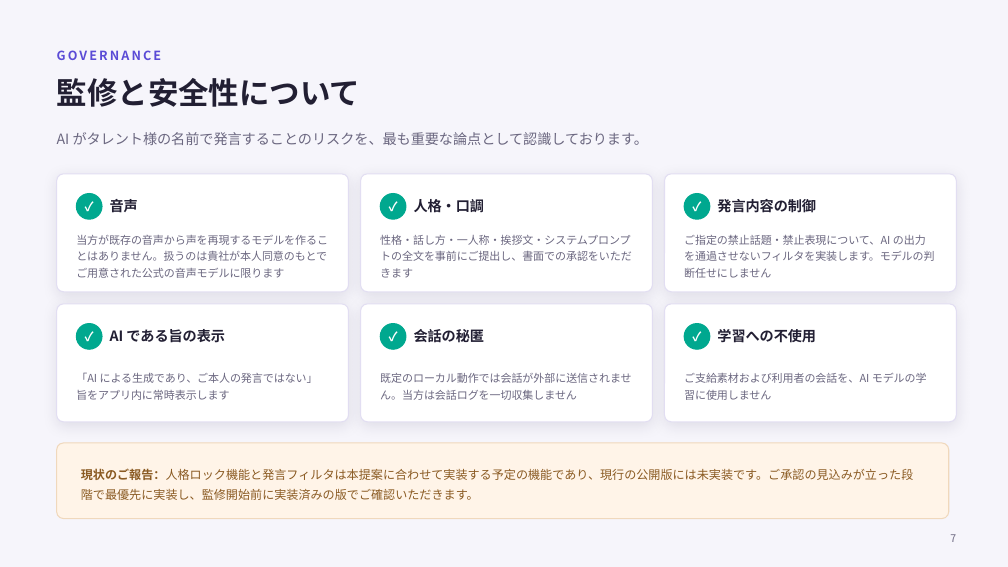
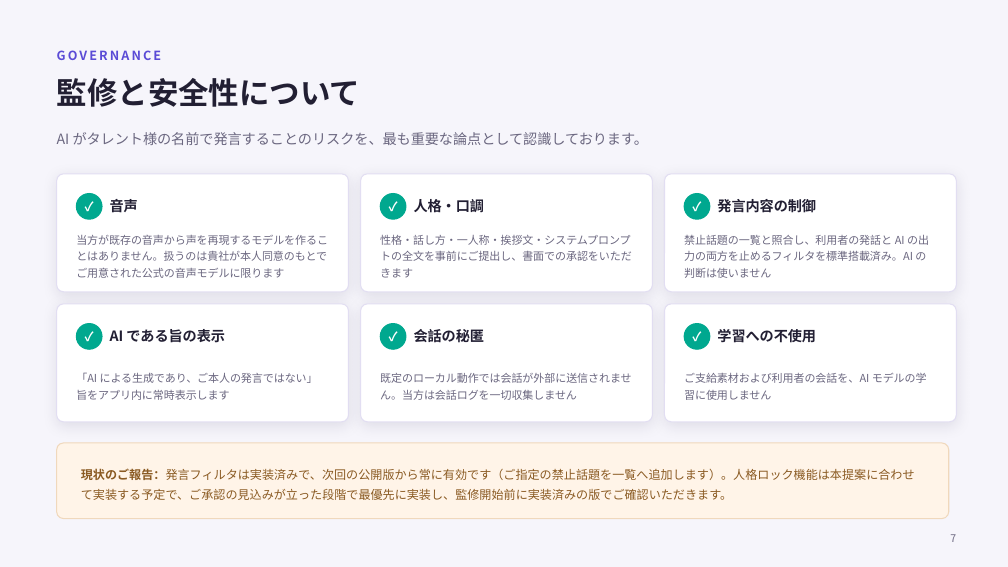
Before and after one commit to benybeny777/PicoAgent, a slide deck: slide 7 of docs/IP-PROPOSAL-VTUBER.pptx. Drawn at 1008x567 pixels with LibreOffice and Linux fonts; fonts in the diff are those of the drawing. Boxes give left, top, right and bottom in pixels: in the first picture for what was removed or moved away, otherwise in the second. Text is boxed around its words. In the diff, an @@ line names an element or a change of style, - is before the commit and + after.

```diff
--- a/docs/IP-PROPOSAL-VTUBER.pptx
+++ b/docs/IP-PROPOSAL-VTUBER.pptx
@@ text at box(684, 235, 929, 278): text changed @@
-ご指定の禁止話題・禁止表現について、AI の出力を通過させないフィルタを実装します。モデルの判断任せにしません
+禁止話題の一覧と照合し、利用者の発話と AI の出力の両方を止めるフィルタを標準搭載済み。AI の判断は使いません
@@ text at box(81, 468, 915, 500): text changed @@
-現状のご報告：人格ロック機能と発言フィルタは本提案に合わせて実装する予定の機能であり、現行の公開版には未実装です。ご承認の見込みが立った段階で最優先に実装し、監修開始前に実装済みの版でご確認いただきます。
+現状のご報告：発言フィルタは実装済みで、次回の公開版から常に有効です（ご指定の禁止話題を一覧へ追加します）。人格ロック機能は本提案に合わせて実装する予定で、ご承認の見込みが立った段階で最優先に実装し、監修開始前に実装済みの版でご確認いただきます。
```
Also in this commit, not shown: 2 other files.
